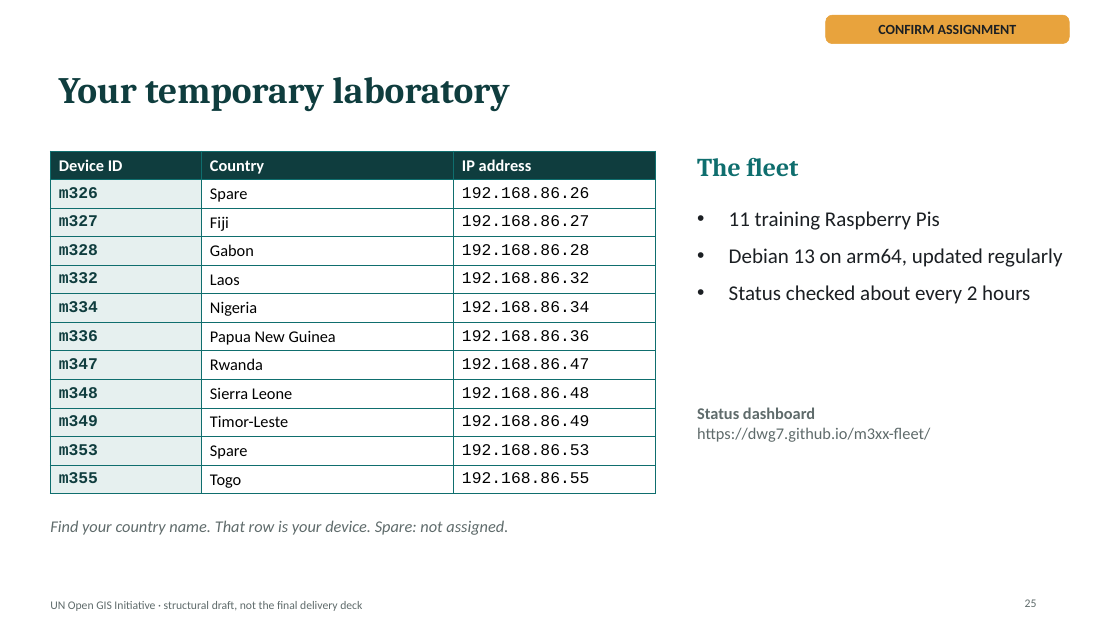
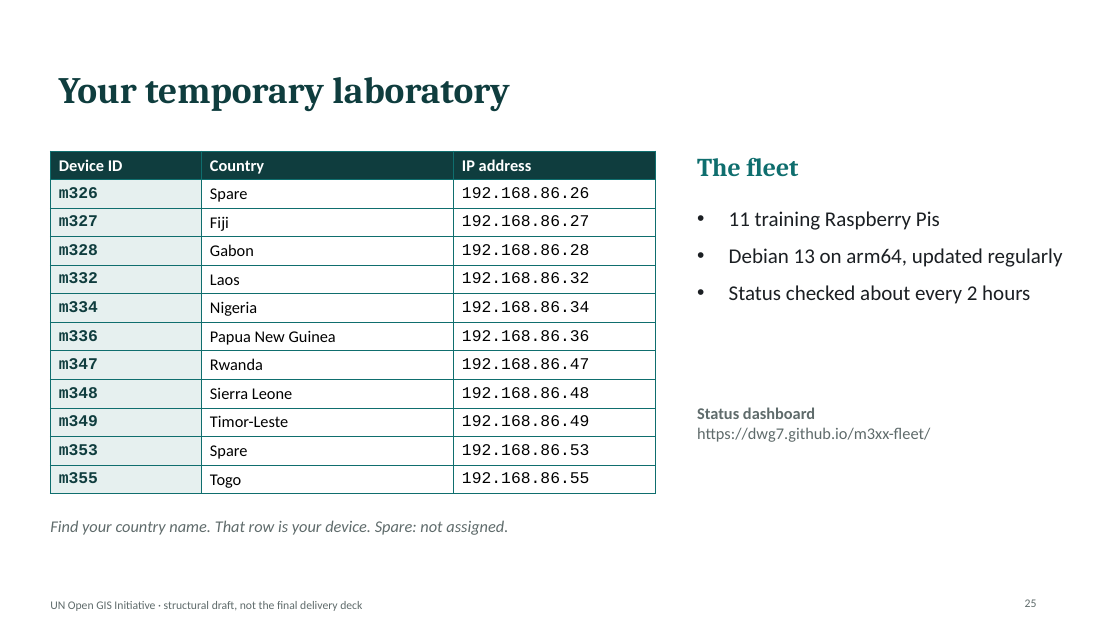
Before and after one commit to hfu/20261125, a slide deck: slide 25 of deck/jica-un-open-gis-2026-structure.pptx. Drawn at 1120x630 pixels with LibreOffice and Linux fonts; fonts in the diff are those of the drawing. Boxes give left, top, right and bottom in pixels: in the first picture for what was removed or moved away, otherwise in the second. Text is boxed around its words. In the diff, an @@ line names an element or a change of style, - is before the commit and + after.

```diff
--- a/deck/jica-un-open-gis-2026-structure.pptx
+++ b/deck/jica-un-open-gis-2026-structure.pptx
@@ rounded rectangle removed at <box>826,15,1070,44</box> @@
@@ text removed at <box>878,25,1017,34</box> @@
-CONFIRM ASSIGNMENT
```
Also in this commit, not shown: 5 other files.
